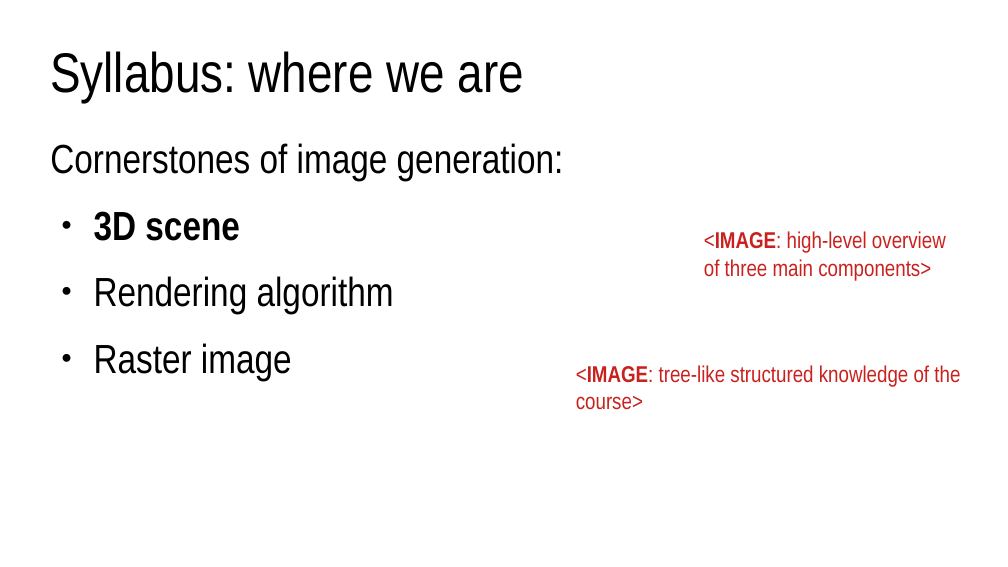
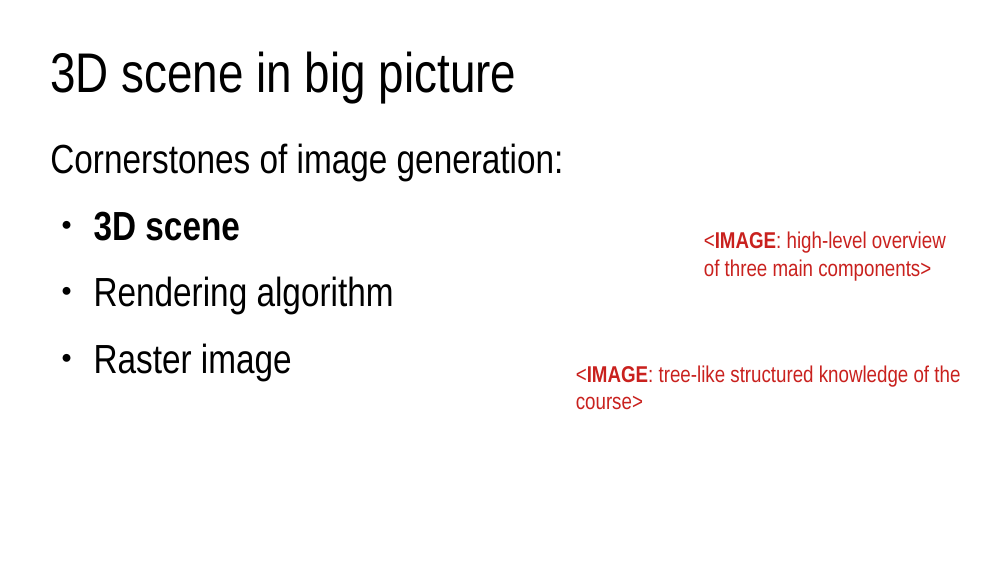
Before and after one commit to lorentzo/IntroductionToComputerGraphics, a slide deck: slide 2 of lectures/3_foundations_3d_scene/3_1_introduction_3d_scene.odp. Drawn at 1008x567 pixels with LibreOffice and Linux fonts; fonts in the diff are those of the drawing. Boxes give left, top, right and bottom in pixels: in the first picture for what was removed or moved away, otherwise in the second. Text is boxed around its words. In the diff, an @@ line names an element or a change of style, - is before the commit and + after.

```diff
--- a/lectures/3_foundations_3d_scene/3_1_introduction_3d_scene.odp
+++ b/lectures/3_foundations_3d_scene/3_1_introduction_3d_scene.odp
@@ title at <box>50,51,516,102</box>: text changed @@
-Syllabus: where we are
+3D scene in big picture
```
Also in this commit, not shown: 1 other slide changed, 4 other files.
